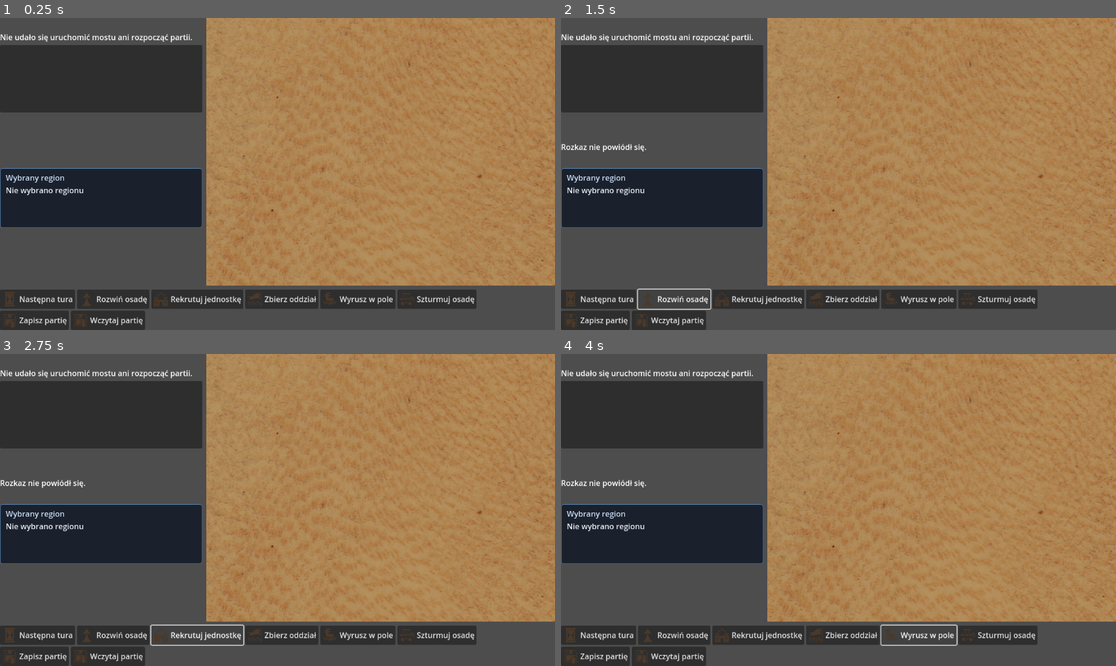
Above: before the commit, frames 1-4 (two rows, left to right).
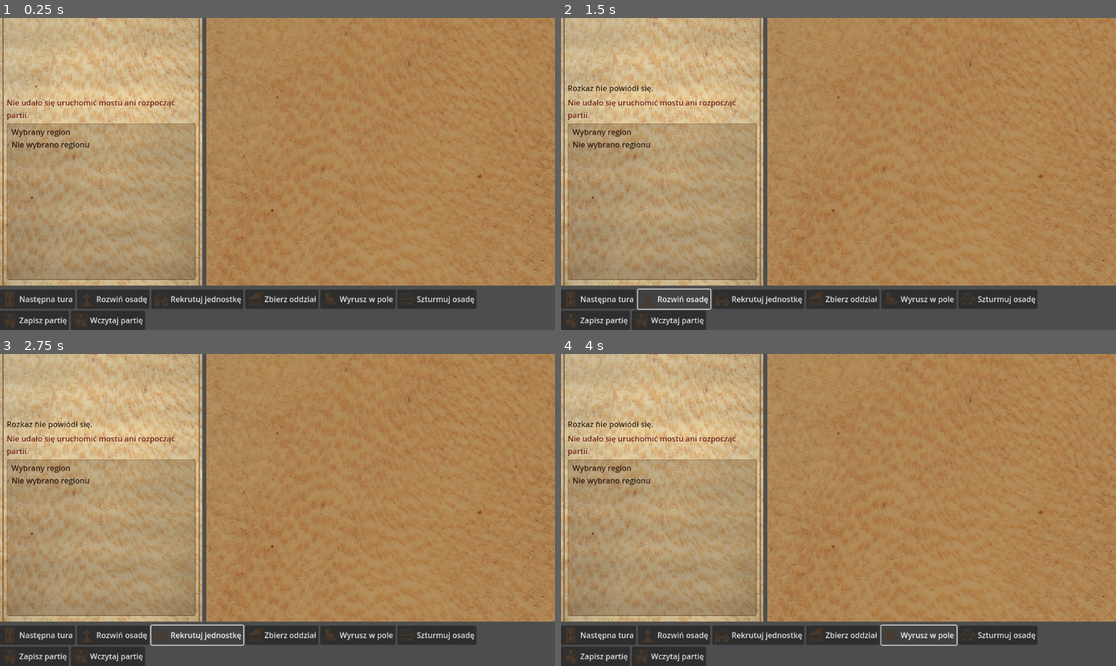
Above: after the commit, the same moments.

Repository: sochiera/total-battle-brothers-for-wesnoth
Game: Godot game, scene res://scenes/main.tscn
Same seed, same stepped clock (60 frames per second), same inputs: the game is played once before the commit and once after it.
Inputs:
- Up to frame 1 (0.25 s): no input
- Up to frame 2 (1.5 s): click "Następna tura" at 0.5 s; click "Rozwiń osadę" at 1.25 s
- Up to frame 3 (2.75 s): click "Rekrutuj jednostkę" at 2 s
- Up to frame 4 (4 s): click "Zbierz oddział" at 2.75 s; click "Wyrusz w pole" at 3.5 s

The runs differ from the first frame. In frame 1, 31% of the frame differs, in the area x 0-37%, y 0-86%; in frame 2, 31%; in frame 3, 31%; in frame 4, 31%.

Commit message:
feat: G99.1c [GRAFIKA] — średniowieczna karta statusu księstwa

Diff:
--- a/game/scenes/main.tscn
+++ b/game/scenes/main.tscn
@@ -1,9 +1,10 @@
-[gd_scene load_steps=15 format=3]
+[gd_scene load_steps=16 format=3]
 
 [ext_resource type="Script" path="res://scripts/main.gd" id="1_main"]
 [ext_resource type="Script" path="res://scripts/map_view.gd" id="2_map_view"]
 [ext_resource type="Script" path="res://scripts/battle_view.gd" id="3_battle_view"]
 [ext_resource type="Texture2D" path="res://assets/strategic_map_background.png" id="4_map_background"]
+[ext_resource type="Texture2D" path="res://assets/strategic_status_background.png" id="14_status_background"]
 [ext_resource type="Texture2D" path="res://assets/battle_panel_background.png" id="13_battle_panel_background"]
 [ext_resource type="Texture2D" path="res://assets/icon_next_turn.png" id="5_next_turn_icon"]
 [ext_resource type="Texture2D" path="res://assets/icon_develop.png" id="6_develop_icon"]
@@ -15,20 +16,20 @@
 [ext_resource type="Texture2D" path="res://assets/icon_load.png" id="12_load_icon"]
 
 [sub_resource type="StyleBoxFlat" id="StyleBoxFlat_selected_region"]
-bg_color = Color(0.08, 0.11, 0.16, 0.9)
+bg_color = Color(0.28, 0.18, 0.1, 0.28)
 border_width_left = 1
 border_width_top = 1
 border_width_right = 1
 border_width_bottom = 1
-border_color = Color(0.35, 0.52, 0.72, 0.9)
-corner_radius_top_left = 5
-corner_radius_top_right = 5
-corner_radius_bottom_right = 5
-corner_radius_bottom_left = 5
-content_margin_left = 12.0
-content_margin_top = 8.0
-content_margin_right = 12.0
-content_margin_bottom = 8.0
+border_color = Color(0.42, 0.28, 0.14, 0.75)
+corner_radius_top_left = 4
+corner_radius_top_right = 4
+corner_radius_bottom_right = 4
+corner_radius_bottom_left = 4
+content_margin_left = 10.0
+content_margin_top = 6.0
+content_margin_right = 10.0
+content_margin_bottom = 6.0
 
 [node name="Main" type="Control"]
 layout_mode = 3
@@ -53,68 +54,124 @@
 size_flags_vertical = 3
 theme_override_constants/separation = 8
 
-[node name="StatusControls" type="VBoxContainer" parent="MainLayout/ContentRow"]
+[node name="StatusControls" type="Control" parent="MainLayout/ContentRow"]
 custom_minimum_size = Vector2(420, 0)
 layout_mode = 2
-theme_override_constants/separation = 4
-
-[node name="DateLabel" type="Label" parent="MainLayout/ContentRow/StatusControls"]
-unique_name_in_owner = true
-custom_minimum_size = Vector2(420, 24)
-layout_mode = 2
-
-[node name="StartStatusLabel" type="Label" parent="MainLayout/ContentRow/StatusControls"]
-unique_name_in_owner = true
-custom_minimum_size = Vector2(420, 24)
-layout_mode = 2
-
-[node name="RegionList" type="ItemList" parent="MainLayout/ContentRow/StatusControls"]
-unique_name_in_owner = true
-custom_minimum_size = Vector2(420, 140)
-layout_mode = 2
-
-[node name="ResultLabel" type="Label" parent="MainLayout/ContentRow/StatusControls"]
-unique_name_in_owner = true
-custom_minimum_size = Vector2(420, 24)
-layout_mode = 2
-
-[node name="PlayerDuchyStatusLabel" type="Label" parent="MainLayout/ContentRow/StatusControls"]
-unique_name_in_owner = true
-custom_minimum_size = Vector2(420, 24)
-layout_mode = 2
-
-[node name="LastOrderStatusLabel" type="Label" parent="MainLayout/ContentRow/StatusControls"]
-unique_name_in_owner = true
-custom_minimum_size = Vector2(420, 24)
-layout_mode = 2
-
-[node name="PlayerPartyPositionLabel" type="Label" parent="MainLayout/ContentRow/StatusControls"]
-unique_name_in_owner = true
-custom_minimum_size = Vector2(420, 24)
-layout_mode = 2
-
-[node name="SelectedRegionPanel" type="PanelContainer" parent="MainLayout/ContentRow/StatusControls"]
-custom_minimum_size = Vector2(420, 124)
-layout_mode = 2
+size_flags_vertical = 3
+
+[node name="StrategicStatusBackground" type="TextureRect" parent="MainLayout/ContentRow/StatusControls"]
+layout_mode = 1
+anchors_preset = 15
+anchor_right = 1.0
+anchor_bottom = 1.0
+grow_horizontal = 2
+grow_vertical = 2
+texture = ExtResource("14_status_background")
+expand_mode = 1
+stretch_mode = 6
+mouse_filter = 2
+
+[node name="StatusCardContent" type="VBoxContainer" parent="MainLayout/ContentRow/StatusControls"]
+layout_mode = 1
+anchors_preset = 15
+anchor_right = 1.0
+anchor_bottom = 1.0
+offset_left = 14.0
+offset_top = 12.0
+offset_right = -14.0
+offset_bottom = -12.0
+grow_horizontal = 2
+grow_vertical = 2
+theme_override_constants/separation = 6
+
+[node name="DateLabel" type="Label" parent="MainLayout/ContentRow/StatusControls/StatusCardContent"]
+unique_name_in_owner = true
+custom_minimum_size = Vector2(0, 24)
+layout_mode = 2
+theme_override_colors/font_color = Color(0.18, 0.11, 0.06, 1)
+theme_override_colors/font_shadow_color = Color(0.95, 0.88, 0.72, 0.55)
+theme_override_constants/shadow_offset_x = 1
+theme_override_constants/shadow_offset_y = 1
+theme_override_font_sizes/font_size = 18
+
+[node name="ResultLabel" type="Label" parent="MainLayout/ContentRow/StatusControls/StatusCardContent"]
+unique_name_in_owner = true
+custom_minimum_size = Vector2(0, 24)
+layout_mode = 2
+theme_override_colors/font_color = Color(0.18, 0.11, 0.06, 1)
+theme_override_colors/font_shadow_color = Color(0.95, 0.88, 0.72, 0.55)
+theme_override_constants/shadow_offset_x = 1
+theme_override_constants/shadow_offset_y = 1
+theme_override_font_sizes/font_size = 16
+
+[node name="PlayerDuchyStatusLabel" type="Label" parent="MainLayout/ContentRow/StatusControls/StatusCardContent"]
+unique_name_in_owner = true
+custom_minimum_size = Vector2(0, 24)
+layout_mode = 2
+theme_override_colors/font_color = Color(0.18, 0.11, 0.06, 1)
+theme_override_colors/font_shadow_color = Color(0.95, 0.88, 0.72, 0.45)
+theme_override_constants/shadow_offset_x = 1
+theme_override_constants/shadow_offset_y = 1
+
+[node name="PlayerPartyPositionLabel" type="Label" parent="MainLayout/ContentRow/StatusControls/StatusCardContent"]
+unique_name_in_owner = true
+custom_minimum_size = Vector2(0, 24)
+layout_mode = 2
+theme_override_colors/font_color = Color(0.18, 0.11, 0.06, 1)
+theme_override_colors/font_shadow_color = Color(0.95, 0.88, 0.72, 0.45)
+theme_override_constants/shadow_offset_x = 1
+theme_override_constants/shadow_offset_y = 1
+
+[node name="LastOrderStatusLabel" type="Label" parent="MainLayout/ContentRow/StatusControls/StatusCardContent"]
+unique_name_in_owner = true
+custom_minimum_size = Vector2(0, 24)
+layout_mode = 2
+theme_override_colors/font_color = Color(0.2, 0.12, 0.06, 1)
+theme_override_colors/font_shadow_color = Color(0.95, 0.88, 0.72, 0.45)
+theme_override_constants/shadow_offset_x = 1
+theme_override_constants/shadow_offset_y = 1
+autowrap_mode = 2
+
+[node name="StartStatusLabel" type="Label" parent="MainLayout/ContentRow/StatusControls/StatusCardContent"]
+unique_name_in_owner = true
+custom_minimum_size = Vector2(0, 24)
+layout_mode = 2
+theme_override_colors/font_color = Color(0.42, 0.12, 0.08, 1)
+theme_override_colors/font_shadow_color = Color(0.95, 0.88, 0.72, 0.45)
+theme_override_constants/shadow_offset_x = 1
+theme_override_constants/shadow_offset_y = 1
+autowrap_mode = 2
+
+[node name="SelectedRegionPanel" type="PanelContainer" parent="MainLayout/ContentRow/StatusControls/StatusCardContent"]
+custom_minimum_size = Vector2(0, 124)
+layout_mode = 2
+size_flags_vertical = 3
 theme_override_styles/panel = SubResource("StyleBoxFlat_selected_region")
 
-[node name="SelectedRegionContent" type="VBoxContainer" parent="MainLayout/ContentRow/StatusControls/SelectedRegionPanel"]
+[node name="SelectedRegionContent" type="VBoxContainer" parent="MainLayout/ContentRow/StatusControls/StatusCardContent/SelectedRegionPanel"]
 layout_mode = 2
 theme_override_constants/separation = 3
 
-[node name="SelectedRegionTitleLabel" type="Label" parent="MainLayout/ContentRow/StatusControls/SelectedRegionPanel/SelectedRegionContent"]
-layout_mode = 2
-theme_override_colors/font_color = Color(0.82, 0.9, 1, 1)
+[node name="SelectedRegionTitleLabel" type="Label" parent="MainLayout/ContentRow/StatusControls/StatusCardContent/SelectedRegionPanel/SelectedRegionContent"]
+layout_mode = 2
+theme_override_colors/font_color = Color(0.22, 0.12, 0.06, 1)
 theme_override_font_sizes/font_size = 16
 text = "Wybrany region"
 
-[node name="SelectedRegionDetailsLabel" type="Label" parent="MainLayout/ContentRow/StatusControls/SelectedRegionPanel/SelectedRegionContent"]
-unique_name_in_owner = true
-layout_mode = 2
-size_flags_vertical = 3
-theme_override_colors/font_color = Color(0.93, 0.95, 0.98, 1)
+[node name="SelectedRegionDetailsLabel" type="Label" parent="MainLayout/ContentRow/StatusControls/StatusCardContent/SelectedRegionPanel/SelectedRegionContent"]
+unique_name_in_owner = true
+layout_mode = 2
+size_flags_vertical = 3
+theme_override_colors/font_color = Color(0.18, 0.11, 0.06, 1)
 autowrap_mode = 2
 text = "Nie wybrano regionu"
+
+[node name="RegionList" type="ItemList" parent="MainLayout/ContentRow/StatusControls"]
+unique_name_in_owner = true
+visible = false
+custom_minimum_size = Vector2(0, 0)
+layout_mode = 0
+mouse_filter = 2
 
 [node name="MapAndBattle" type="VBoxContainer" parent="MainLayout/ContentRow"]
 layout_mode = 2
--- a/game/scripts/main.gd
+++ b/game/scripts/main.gd
@@ -175,27 +175,32 @@
 
 func apply_model(model: SnapshotModel) -> void:
 	_current_regions = model.regions
+	# Status card hierarchy (G99.1c): date+result, duchy, position, then panels.
 	%DateLabel.text = "Rok %d, miesiąc %d" % [model.year, model.month]
 	%ResultLabel.text = _get_result_text(model.player_result)
 	_apply_result_visual_style(model.player_result)
+	%PlayerDuchyStatusLabel.text = _player_duchy_status_text(model.player_duchy_status)
 	%PlayerPartyPositionLabel.text = _player_party_position_text(model.player_party_region)
 	_update_selected_region_panel(model.regions)
-	var player_duchy_status_label: Label = %PlayerDuchyStatusLabel
-	var player_duchy_status: Variant = model.player_duchy_status
-	player_duchy_status_label.text = ""
+	# RegionList stays in the scene for probe/find_child compatibility but is
+	# hidden on the status card (map is the sole region picker on screen).
+	_render_region_list(model.regions)
+	_render_world_views(model)
+
+
+func _render_world_views(model: SnapshotModel) -> void:
+	%MapView.render_model(model)
+	%BattleView.render_model(model)
+
+
+func _player_duchy_status_text(player_duchy_status: Variant) -> String:
 	if player_duchy_status is Dictionary:
-		player_duchy_status_label.text = "Morale: %s, osady: %s, oddziały: %s" % [
+		return "Morale: %s, osady: %s, oddziały: %s" % [
 			player_duchy_status["morale"],
 			player_duchy_status["settlements"],
 			player_duchy_status["parties"],
 		]
-	_render_region_list(model.regions)
-	_render_world_views(model)
-
-
-func _render_world_views(model: SnapshotModel) -> void:
-	%MapView.render_model(model)
-	%BattleView.render_model(model)
+	return ""
 
 
 func _render_region_list(regions: Array) -> void:
@@ -278,16 +283,24 @@
 
 
 func _apply_result_visual_style(player_result: String) -> void:
+	# ResultLabel ma ciemnobrązowy font_color na pergaminie. Mnożenie go przez
+	# Color.GREEN/RED/YELLOW w modulate gasi kanały → niemal czarny tekst.
+	# Styl wyniku idzie wyłącznie przez theme_override font_color; modulate = WHITE.
 	var result_label: Label = %ResultLabel
+	const BASE_FONT := Color(0.18, 0.11, 0.06, 1)
+	const VICTORY_FONT := Color(0.14, 0.38, 0.16, 1)
+	const DEFEAT_FONT := Color(0.55, 0.14, 0.1, 1)
+	const DRAW_FONT := Color(0.52, 0.36, 0.08, 1)
+	result_label.modulate = Color.WHITE
+	var font_color: Color = BASE_FONT
 	match player_result:
 		"victory":
-			result_label.modulate = Color.GREEN
+			font_color = VICTORY_FONT
 		"defeat":
-			result_label.modulate = Color.RED
+			font_color = DEFEAT_FONT
 		"draw":
-			result_label.modulate = Color.YELLOW
-		_:
-			result_label.modulate = Color.WHITE
+			font_color = DRAW_FONT
+	result_label.add_theme_color_override("font_color", font_color)
 
 
 func _get_result_text(player_result: String) -> String:
--- a/game/tests/scene_layout_probe.gd
+++ b/game/tests/scene_layout_probe.gd
@@ -18,6 +18,7 @@
 const VIEWPORT_W := 1152.0
 const VIEWPORT_H := 648.0
 const BACKGROUND_RES := "res://assets/strategic_map_background.png"
+const STATUS_BACKGROUND_RES := "res://assets/strategic_status_background.png"
 
 const CONTROL_NAMES: Array[String] = [
 	"DateLabel",
@@ -27,6 +28,7 @@
 	"PlayerDuchyStatusLabel",
 	"LastOrderStatusLabel",
 	"PlayerPartyPositionLabel",
+	"SelectedRegionPanel",
 	"NextTurnButton",
 	"DevelopButton",
 	"RecruitButton",
@@ -111,6 +113,7 @@
 		"battle_view_with_battle": battle_with_battle,
 		"battle_result_text_with_battle": battle_result_text,
 		"map_view": map_state,
+		"status_card": _status_card_state(scene_root),
 		"background_res": BACKGROUND_RES,
 	}))
 	quit(0)
@@ -174,7 +177,24 @@
 	}
 
 
+func _status_card_state(scene_root: Node) -> Dictionary:
+	var card: Control = scene_root.find_child("StatusControls", true, false) as Control
+	if card == null:
+		return {"found": false}
+	var rect: Rect2 = card.get_global_rect()
+	var bg: Dictionary = _background_over(scene_root, rect, STATUS_BACKGROUND_RES)
+	return {
+		"found": true,
+		"background_path": str(bg.get("path", "")),
+		"background_covers_panel": bool(bg.get("covers", false)),
+	}
+
+
 func _strategic_background_over(scene_root: Node, map_rect: Rect2) -> Dictionary:
+	return _background_over(scene_root, map_rect, BACKGROUND_RES)
+
+
+func _background_over(scene_root: Node, panel_rect: Rect2, resource_path: String) -> Dictionary:
 	# Walk the tree for TextureRect (Control) using BACKGROUND_RES whose global
 	# rect covers the map panel (edges may match; 1px snap tolerance). Contract
 	# is a UI panel background, not a Node2D Sprite2D.
@@ -191,13 +211,13 @@
 		if tr.texture == null:
 			continue
 		var path: String = str(tr.texture.resource_path)
-		if path != BACKGROUND_RES:
+		if path != resource_path:
 			continue
 		best_path = path
 		var bg_rect: Rect2 = tr.get_global_rect()
 		if bg_rect.size.x <= 0.0 or bg_rect.size.y <= 0.0:
 			continue
-		if _rect_covers(bg_rect, map_rect, 1.0):
+		if _rect_covers(bg_rect, panel_rect, 1.0):
 			covers = true
 			break
 	return {"path": best_path, "covers": covers}
Binary file added: game/assets/strategic_status_background.png
Not shown, added: game/assets/strategic_status_background.png.import
Not shown, changed: game/assets/CREDITS.md
Not shown, changed: tests/test_godot_assets.py
Not shown, changed: tests/test_godot_main_scene_layout.py
